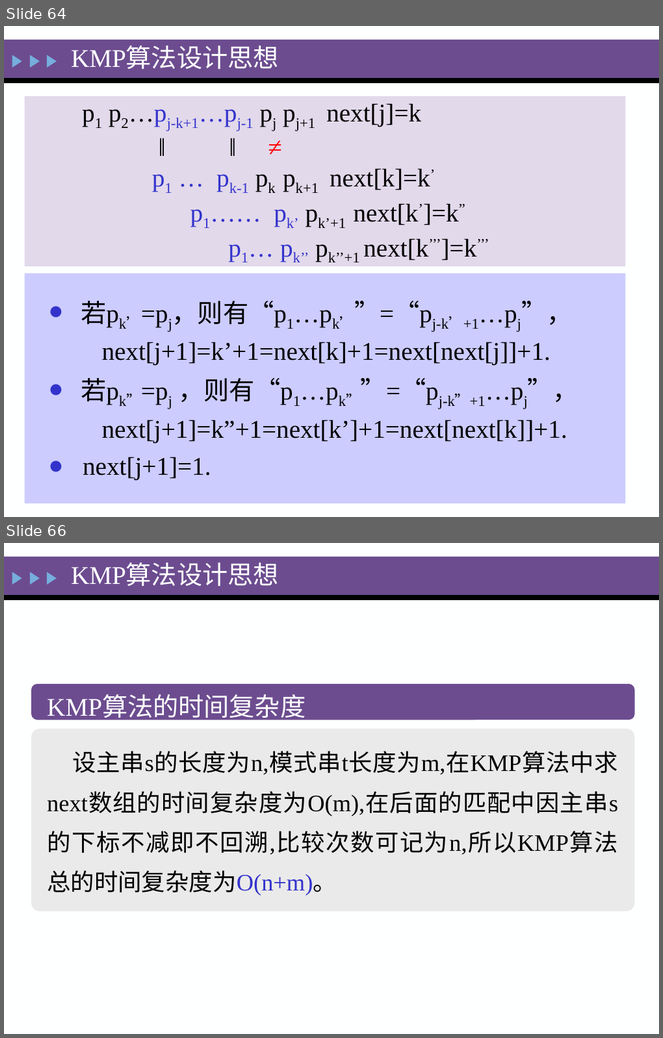
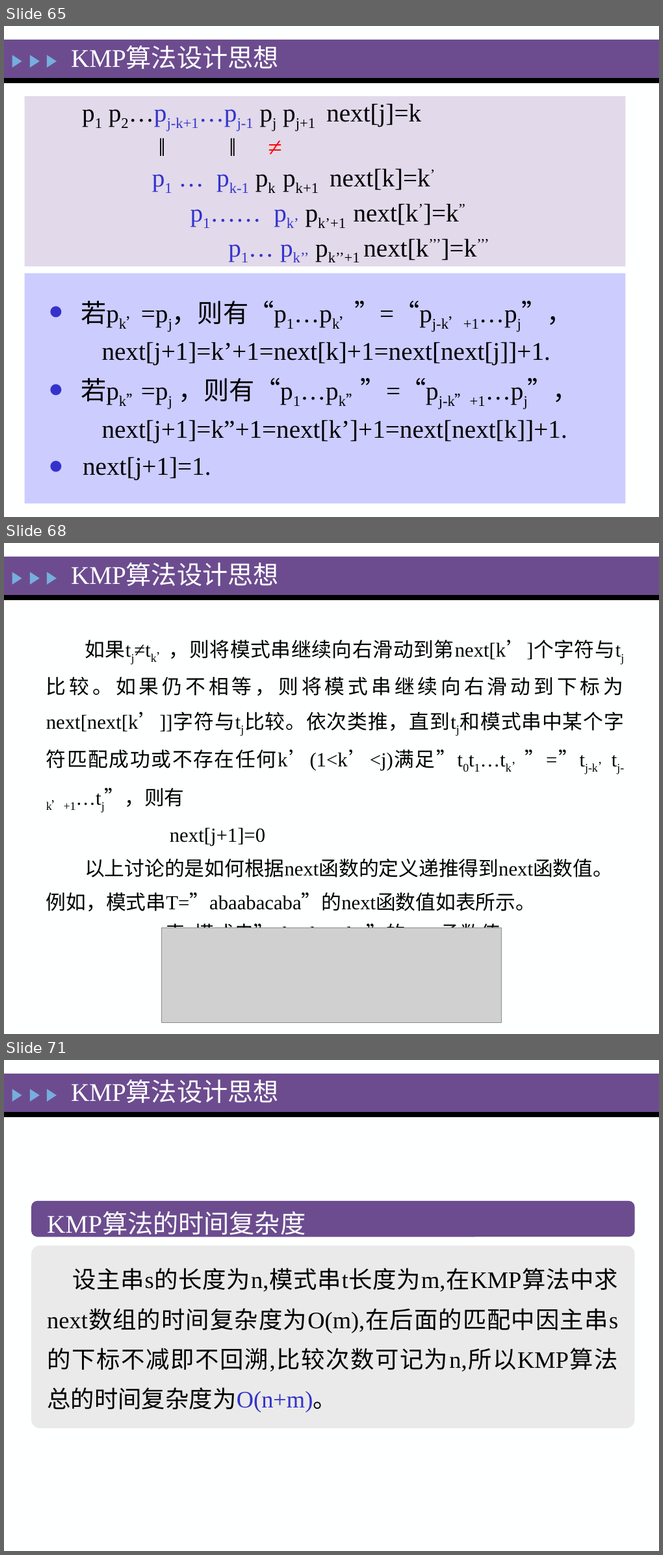
Before and after one commit to zeemeil/zeemeil.github.io, a slide deck: files/2025_1_DS/0319_DS_StringArrayGList.pptx. Shown one above the other, each under a label of ours: slides 64 and 66 before the commit, slides 65, 68 and 71 after it; the slides between them are not shown. The pictures are 663x1038 and 663x1555 pixels, drawn with LibreOffice and Linux fonts; fonts in the diff are those of the drawing; grey boxes stand for pictures. Boxes give left, top, right and bottom in pixels: in the first picture for what was removed or moved away, otherwise in the second. Text is boxed around its words. In the diff, an @@ line names an element or a change of style, - is before the commit and + after.

```diff
--- a/files/2025_1_DS/0319_DS_StringArrayGList.pptx
+++ b/files/2025_1_DS/0319_DS_StringArrayGList.pptx
@@ slide 68 added at (4, 543, 659, 1034), background #FEFFFF; not listed: 5 template elements that a slide beside it also shows @@
@@ text added at (71, 564, 279, 586), 28 pt, text #FEFFFF @@
+KMP算法设计思想
@@ text added at (46, 640, 624, 928), 22 pt, text #000000 @@
+如果tj≠tk’，则将模式串继续向右滑动到第next[k’]个字符与tj比较。如果仍不相等，则将模式串继续向右滑动到下标为next[next[k’]]字符与tj比较。依次类推，直到tj和模式串中某个字符匹配成功或不存在任何k’(1<k’<j)满足”t0t1…tk’”=”tj-k’tj-k’+1…tj”，则有
+next[j+1]=0
+以上讨论的是如何根据next函数的定义递推得到next函数值。例如，模式串T=”abaabacaba”的next函数值如表所示。
+表 模式串”abaabacaba”的next函数值
@@ picture added at (162, 928, 502, 1023) @@
@@ what was slide 64 is now slide 65 @@
@@ what was slide 66 is now slide 71 @@
```
Also in this commit, not shown: 1 slide changed, 6 other slides added, 1 other file.
